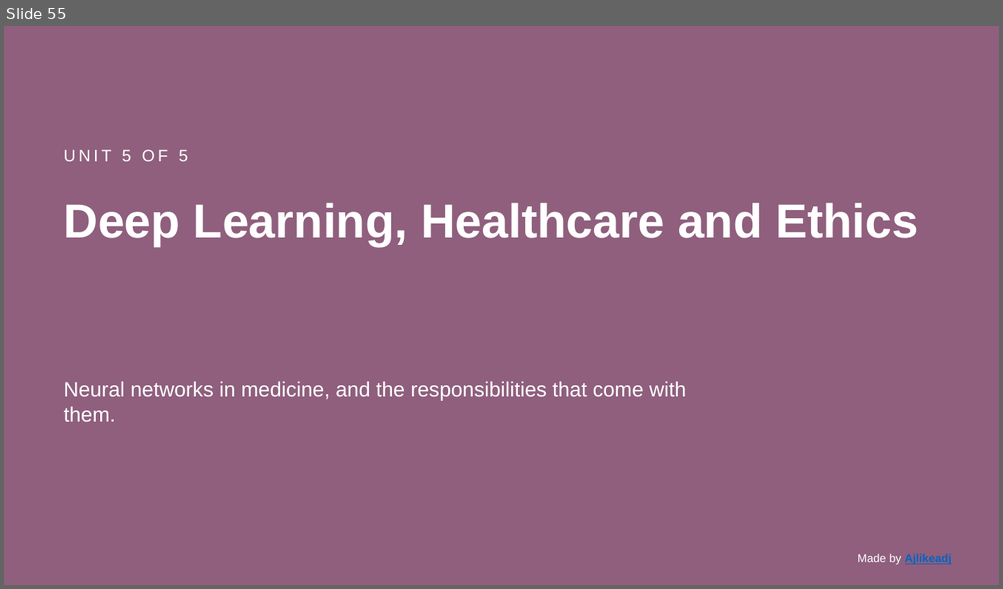
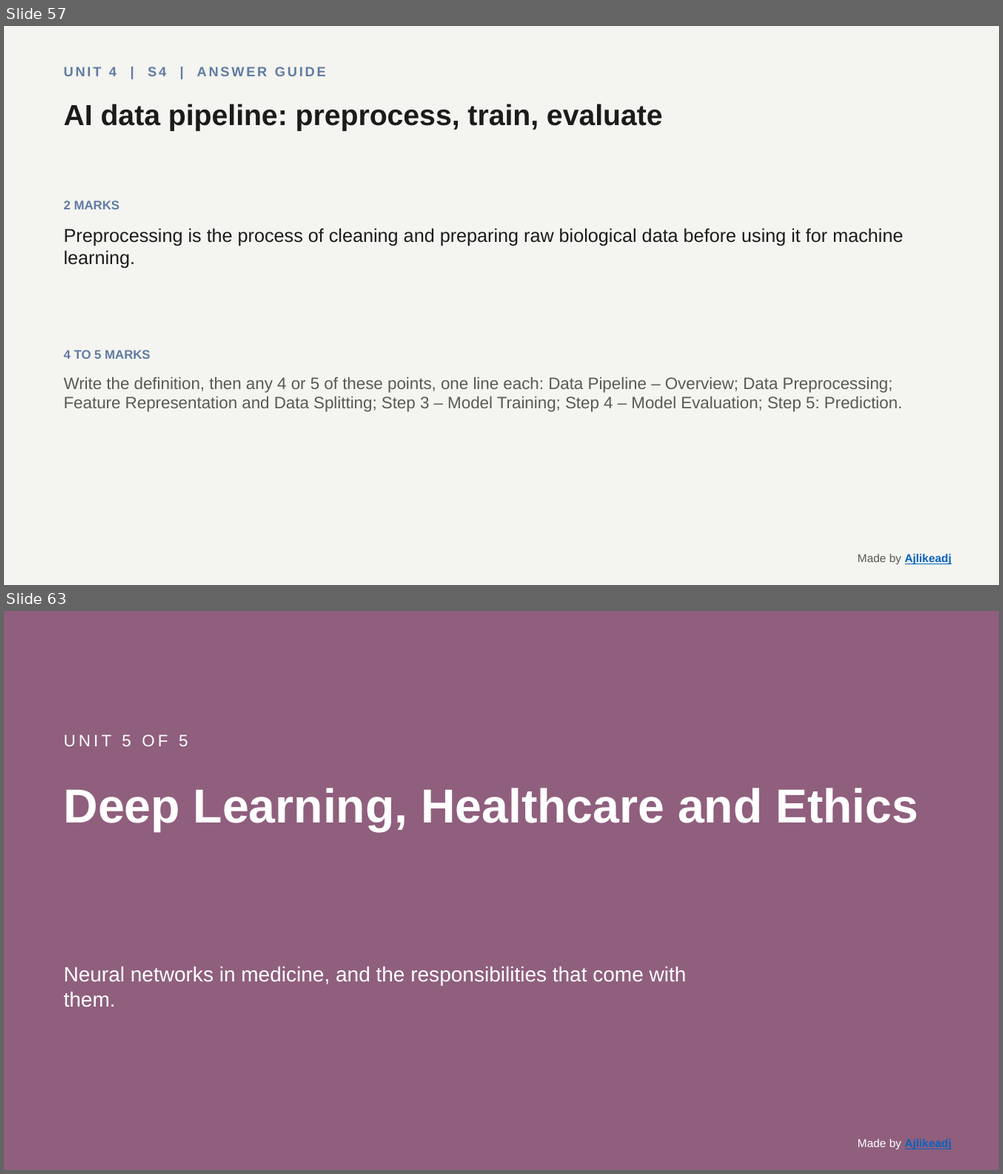
Before and after one commit to Ajlikeadj/Bio, a slide deck: CompBio-slides.pptx. Shown one above the other, each under a label of ours: slide 55 before the commit, slides 57 and 63 after it; the slides between them are not shown. The pictures are 1003x589 and 1003x1174 pixels, drawn with LibreOffice and Linux fonts; fonts in the diff are those of the drawing. Boxes give left, top, right and bottom in pixels: in the first picture for what was removed or moved away, otherwise in the second. Text is boxed around its words. In the diff, an @@ line names an element or a change of style, - is before the commit and + after.

```diff
--- a/CompBio-slides.pptx
+++ b/CompBio-slides.pptx
@@ slide 57 added at <box>4,26,999,585</box>, background #F4F4F0 @@
@@ text added at <box>64,67,326,76</box>, 13 pt, text #5F7BA3, bold @@
+UNIT 4 | S4 | ANSWER GUIDE
@@ text added at <box>64,104,663,131</box>, 28 pt, text #1B1B1A, bold @@
+AI data pipeline: preprocess, train, evaluate
@@ text added at <box>64,201,119,210</box>, 12 pt, text #5F7BA3, bold @@
+2 MARKS
@@ text added at <box>64,228,902,269</box>, 18 pt, text #1B1B1A @@
+Preprocessing is the process of cleaning and preparing raw biological data before using it for machine learning.
@@ text added at <box>64,350,150,359</box>, 12 pt, text #5F7BA3, bold @@
+4 TO 5 MARKS
@@ text added at <box>64,378,902,412</box>, 16 pt, text #5A5A55 @@
+Write the definition, then any 4 or 5 of these points, one line each: Data Pipeline – Overview; Data Preprocessing; Feature Representation and Data Splitting; Step 3 – Model Training; Step 4 – Model Evaluation; Step 5: Prediction.
@@ text added at <box>857,554,951,565</box>, 11 pt, text #0563C1, bold, underline @@
+Made by Ajlikeadj
@@ what was slide 55 is now slide 63 @@
```
Also in this commit, not shown: 1 slide changed, 67 other slides added, 60 slides removed, 10 other files.
